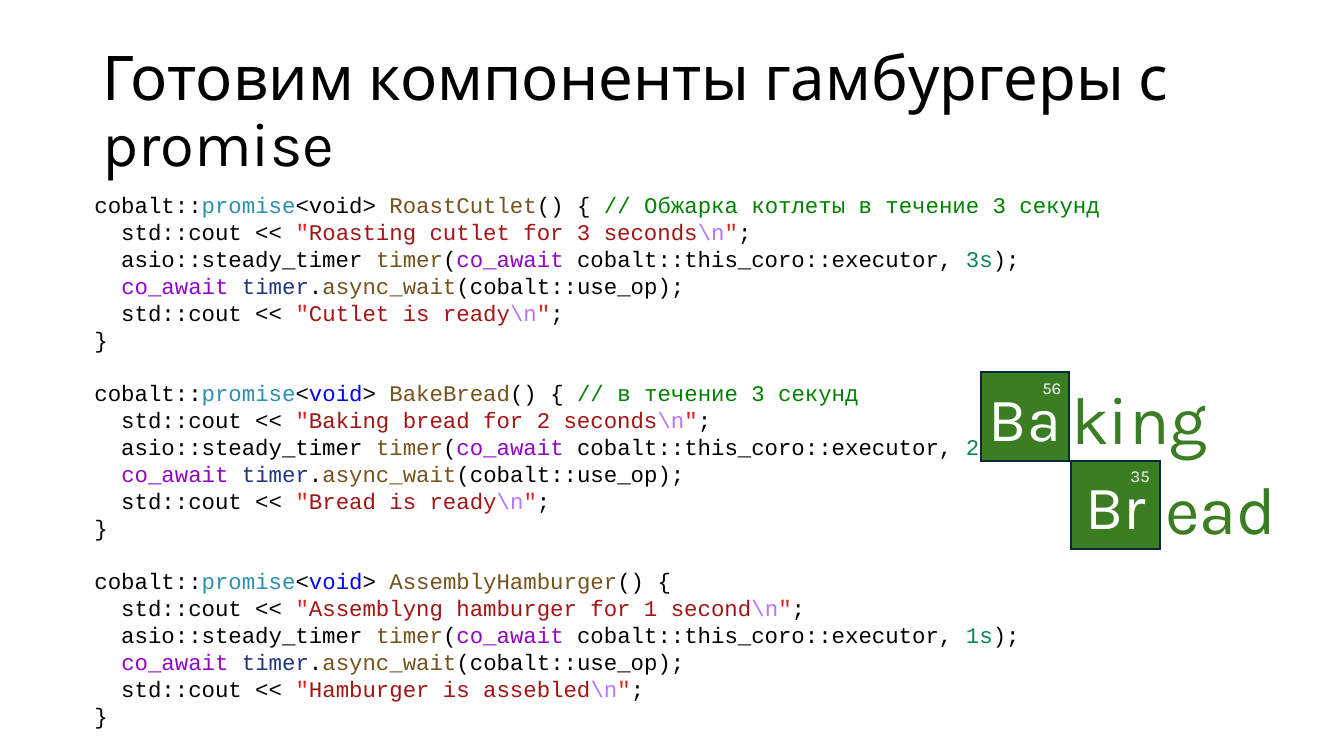
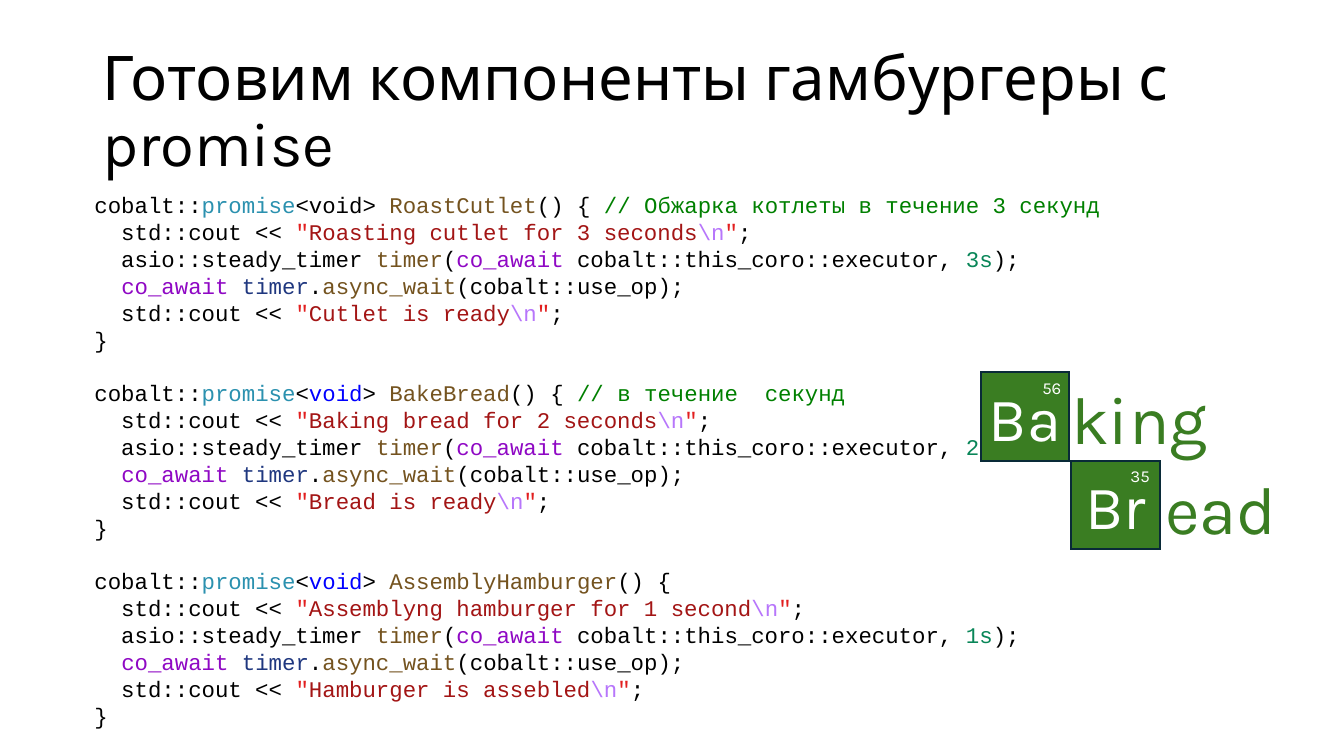
Before and after one commit to alexey-malov/pc, a slide deck: slide 107 of lectures/12/Coroutines.pptx (slide 101 before the commit). Drawn at 1344x756 pixels with LibreOffice and Linux fonts; fonts in the diff are those of the drawing. Boxes give left, top, right and bottom in pixels: in the first picture for what was removed or moved away, otherwise in the second. Text is boxed around its words. In the diff, an @@ line names an element or a change of style, - is before the commit and + after.

```diff
--- a/lectures/12/Coroutines.pptx
+++ b/lectures/12/Coroutines.pptx
@@ text at bbox=[94, 385, 845, 406]: text changed @@
-cobalt::promise<void> BakeBread() { // в течение 3 секунд
+cobalt::promise<void> BakeBread() { // в течение секунд
```
Also in this commit, not shown: 8 other slides changed, 8 slides added, 1 slide removed, 1 other file.
